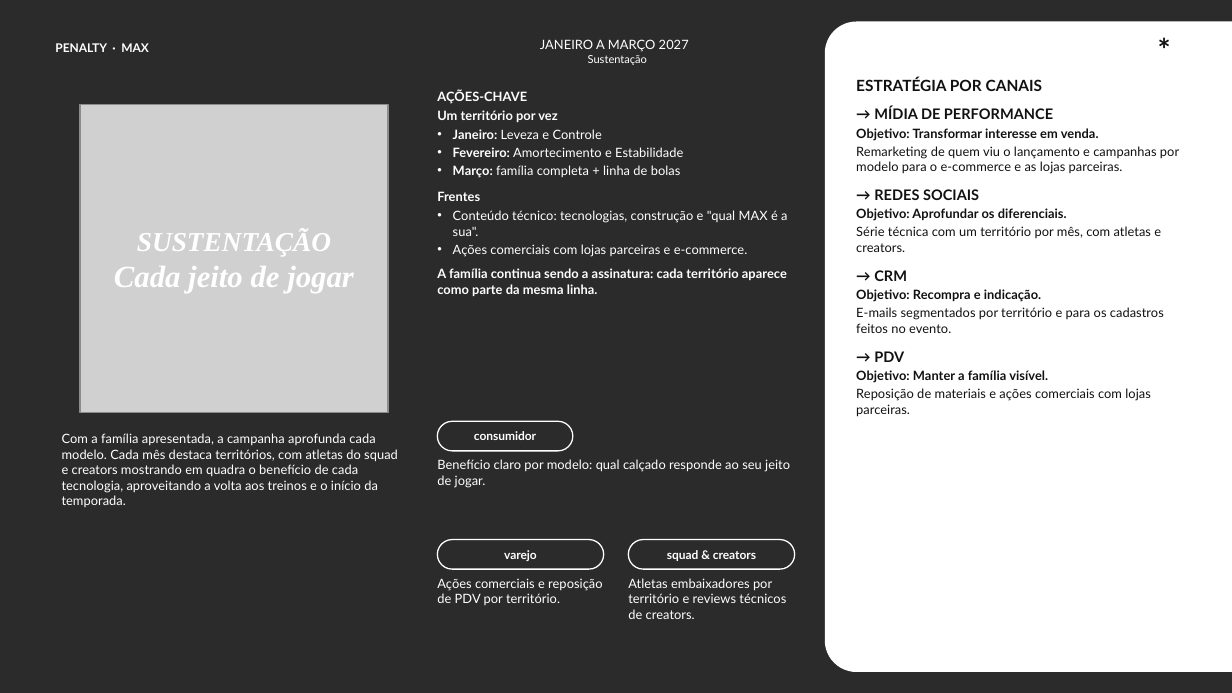
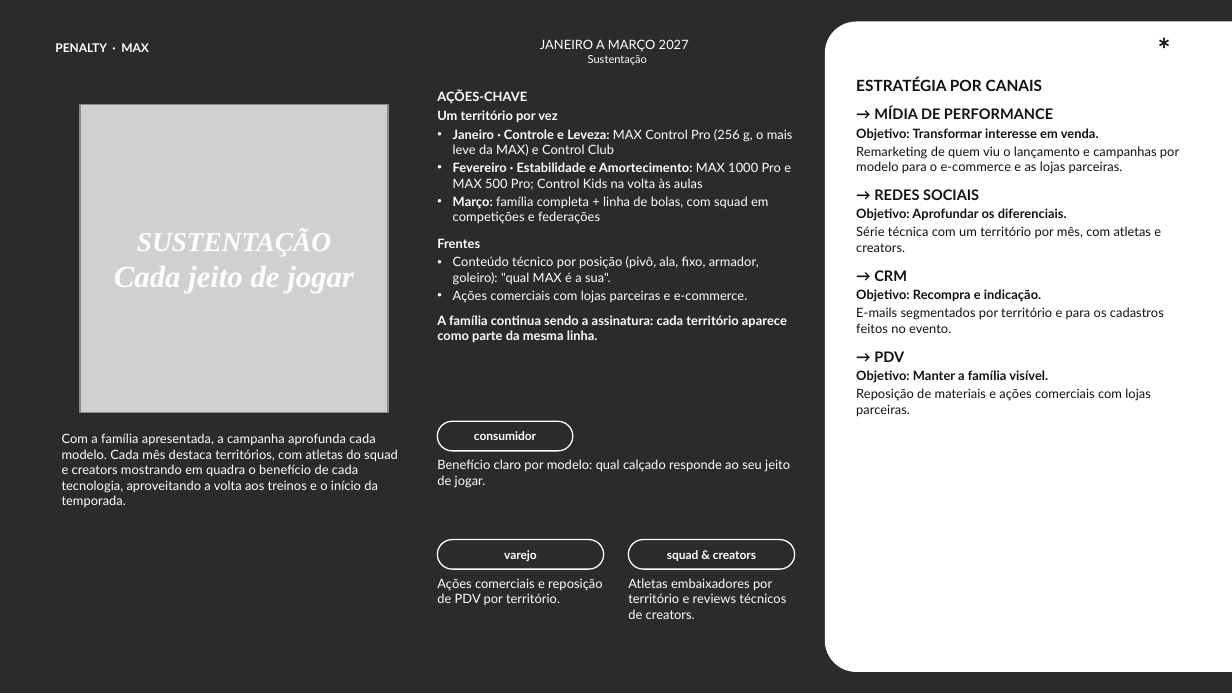
Before and after one commit to BiancaSchwanke/data-manipulation-exercises, a slide deck: slide 9 of penalty-max/Penalty_MAX_Roadmap.pptx. Drawn at 1232x693 pixels with LibreOffice and Linux fonts; fonts in the diff are those of the drawing; grey boxes stand for pictures; background and template pictures are left out; a plain dark background stands for a picture behind light text. Boxes give left, top, right and bottom in pixels: in the first picture for what was removed or moved away, otherwise in the second. Text is boxed around its words. In the diff, an @@ line names an element or a change of style, - is before the commit and + after.

```diff
--- a/penalty-max/Penalty_MAX_Roadmap.pptx
+++ b/penalty-max/Penalty_MAX_Roadmap.pptx
@@ text at (x1=453, y1=129, x2=793, y2=224): text changed @@
-• Janeiro: Leveza e Controle
-• Fevereiro: Amortecimento e Estabilidade
-• Março: família completa + linha de bolas
+• Janeiro · Controle e Leveza: MAX Control Pro (256 g, o mais leve da MAX) e Control Club
+• Fevereiro · Estabilidade e Amortecimento: MAX 1000 Pro e MAX 500 Pro; Control Kids na volta às aulas
+• Março: família completa + linha de bolas, com squad em competições e federações
@@ text at (x1=453, y1=256, x2=759, y2=285): text changed @@
-• Conteúdo técnico: tecnologias, construção e "qual MAX é a sua".
+• Conteúdo técnico por posição (pivô, ala, fixo, armador, goleiro): "qual MAX é a sua".
```
Also in this commit, not shown: 7 other slides changed, 1 other file.
